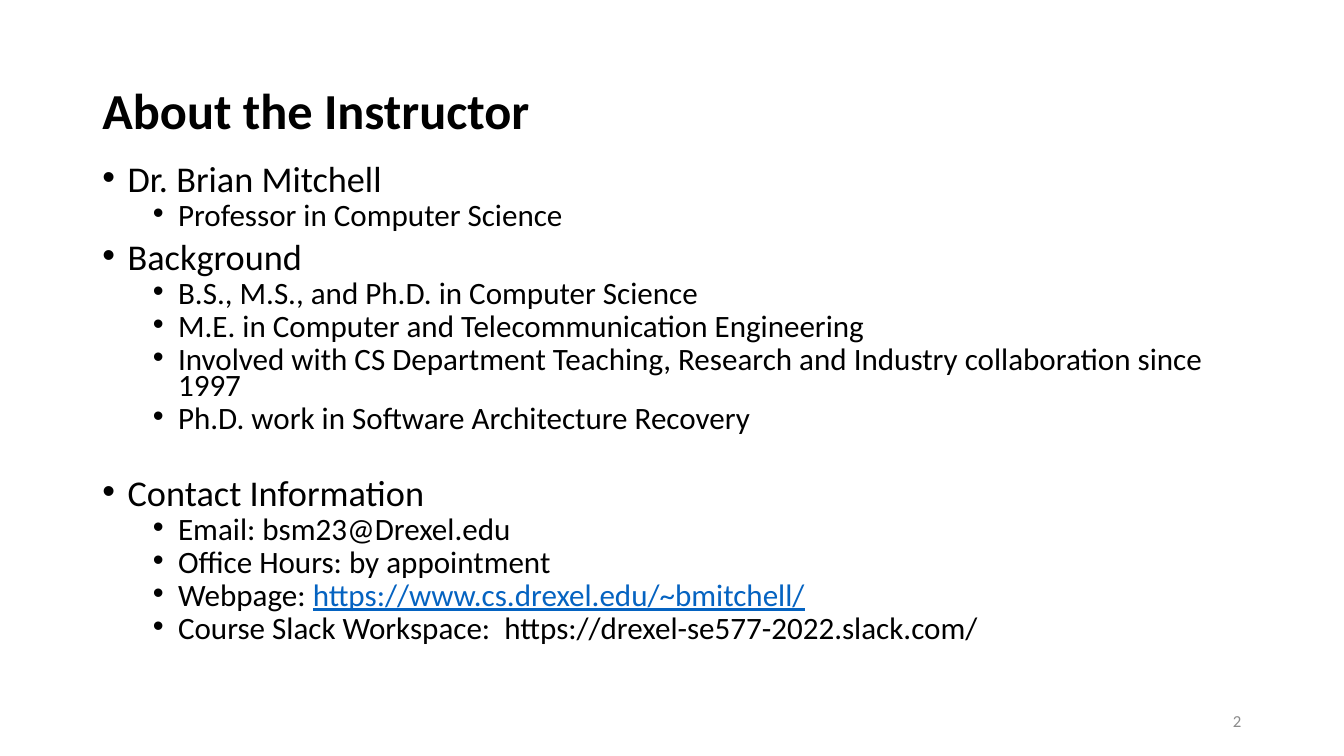
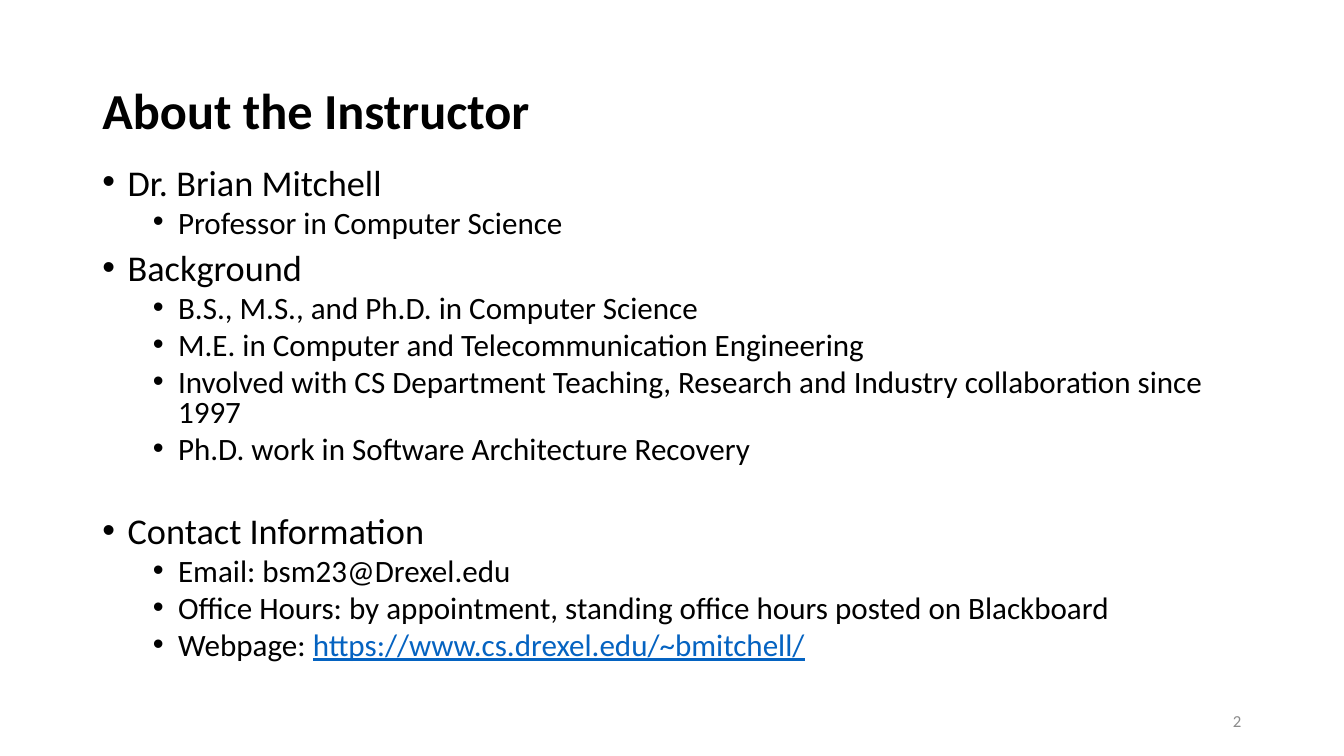
Before and after one commit to ArchitectingSoftware/SE577-SoftwareArchitecture, a slide deck: slide 2 of lectures/Week 1 - Course Overview.pptx. Drawn at 1344x756 pixels with LibreOffice and Linux fonts; fonts in the diff are those of the drawing. Boxes give left, top, right and bottom in pixels: in the first picture for what was removed or moved away, otherwise in the second. Text is boxed around its words. In the diff, an @@ line names an element or a change of style, - is before the commit and + after.

```diff
--- a/lectures/Week 1 - Course Overview.pptx
+++ b/lectures/Week 1 - Course Overview.pptx
@@ text at bbox=[128, 170, 1202, 662]: line spacing 0.7 to 0.8 @@
@@ text at bbox=[178, 597, 1108, 625]: text changed @@
-  • Office Hours: by appointment
+  • Office Hours: by appointment, standing office hours posted on Blackboard
@@ text at bbox=[178, 617, 977, 644]: paragraph removed @@
-  • Course Slack Workspace: https://drexel-se577-2022.slack.com/
```
Also in this commit, not shown: 3 other slides changed, 1 other file.
